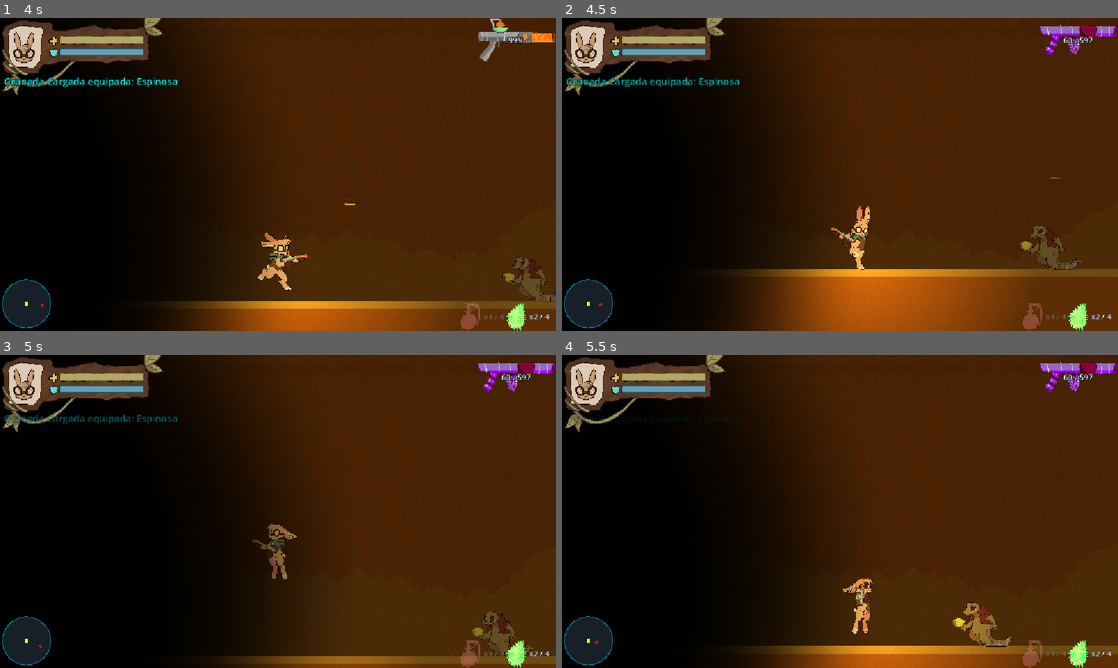
Above: before the commit, frames 1-4 (two rows, left to right).
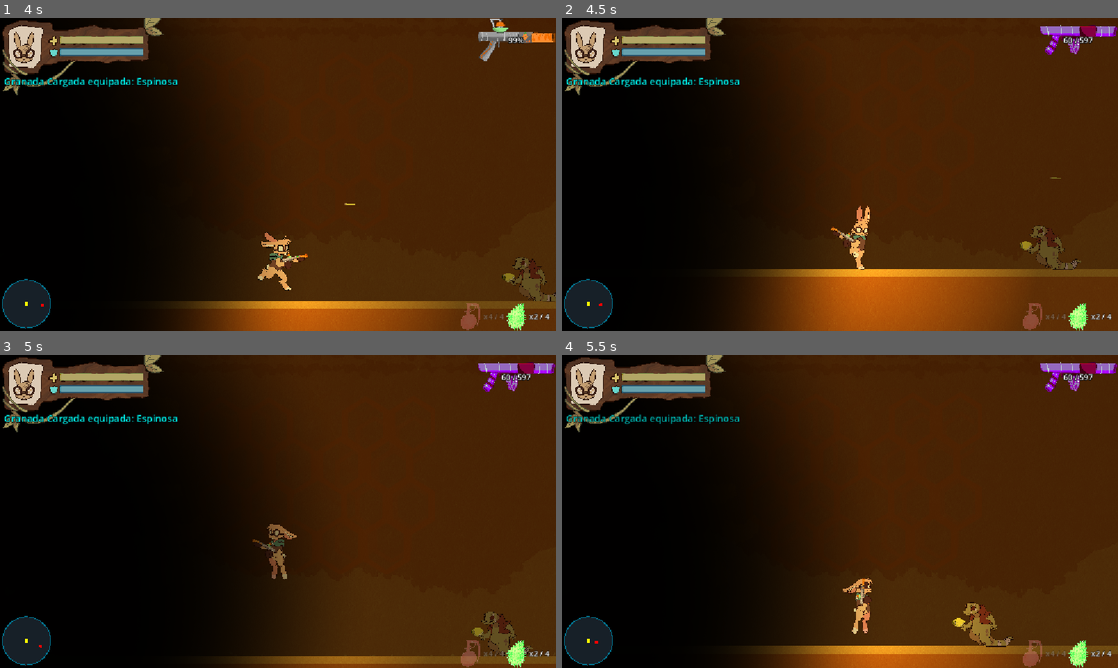
Above: after the commit, the same moments.

Repository: facbast/TP3-Taller-2-Isla-Aureus-
Game: Godot game, scene res://Scenes/Nivel2.tscn
Two runs of this game, one before a commit and one after it. Both use one fixed random seed, a clock stepped at 60 frames per second and the inputs below. This scene is started directly instead of the project's main scene. Sound files missing from this copy of the repository are replaced by a short silence.
Inputs (mouse positions are in pixels of both pictures, inside the frame that each line leads up to):
- Up to frame 1 (4 s): tap Enter (ui_accept) at 0.5, 0.77, 1.52, 3.02, 3.77 s; move the mouse to (400, 158) at 0.52 s; hold E 0.53-1.28 s; hold D (right) 0.53-2.03 s; click (400, 158) at 0.67 s; move the mouse to (166, 190) at 1.27 s; tap L at 1.35 s; click (166, 190) at 1.42 s; move the mouse to (333, 105) at 2.02 s; hold A (left) 2.03-2.78 s; tap T at 2.1 s; click (333, 105) at 2.17 s; move the mouse to (250, 237) at 2.77 s; hold D (right) from 2.78 s (still down); tap R at 2.85 s; click (250, 237) at 2.92 s; move the mouse to (444, 221) at 3.52 s; tap Tab at 3.6 s; click (444, 221) at 3.67 s
- Up to frame 2 (4.5 s): move the mouse to (673, 127) at 4.27 s; release D (right) at 4.28 s; hold A (left) from 4.28 s (still down); tap F at 4.35 s; click (673, 127) at 4.42 s
- Up to frame 3 (5 s): keep holding A (left); tap Enter (ui_accept) at 4.52 s
- Up to frame 4 (5.5 s): move the mouse to (867, 511) at 5.02 s; release A (left) at 5.03 s; hold D (right) from 5.03 s (still down); tap Space at 5.1 s; click (867, 511) at 5.17 s

Frame 1 is identical in both runs. In frame 2, 0.3% of the frame differs, in the area x 0-32%, y 19-22%; in frame 3, 0.4%; in frame 4, 0.4%, in the area x 0-32%, y 18-22%.

Commit message:
HUD: avisos mas duraderos y recordatorio de mantener E
Los mensajes del HUD duraban menos de un segundo: ocultar_recoger_arma (al recoger/salir del area) mataba el tween de la notificacion general. Ahora el aviso de recoger arma usa su propia etiqueta y tween, y las notificaciones ya no se cortan (dura 3.0s + desvanecido 1.5s).

arma_soltada.gd ahora llama mostrar_recoger_arma al acercarse, mostrando 'Mantén E para recoger [Rifle V.I.D.]' con el nombre visual de cada arma.

Diff:
--- a/Scripts/arma_soltada.gd
+++ b/Scripts/arma_soltada.gd
@@ -160,6 +160,9 @@
 		else:
 			# Obligamos al jugador a usar la tecla 'E' para armas nuevas o de energía
 			jugador_cerca = body
+			var hud = get_tree().get_first_node_in_group("hud")
+			if hud != null:
+				hud.mostrar_recoger_arma(tipo_arma)
 
 func _on_body_exited(body):
 	if body == jugador_cerca:
--- a/Scripts/hud.gd
+++ b/Scripts/hud.gd
@@ -43,6 +43,8 @@
 var barra_escudo_morada: ProgressBar
 var barra_escudo_roja: ProgressBar
 var _tween_notificacion: Tween
+var _tween_recoger: Tween
+var label_recoger_arma: Label = null
 
 var _overlay_negro: ColorRect
 
@@ -73,6 +75,7 @@
 	add_to_group("hud") # Registrar el nodo en el grupo
 	process_mode = Node.PROCESS_MODE_ALWAYS
 	_crear_capas_sobreescudo()
+	_crear_label_recoger_arma()
 	_material_recarga_init()
 	hacer_fade_in(1.0)
 	menu_pausa.hide()
@@ -359,29 +362,60 @@
 		_tween_notificacion.kill()
 
 	_tween_notificacion = create_tween()
-	_tween_notificacion.tween_interval(2.0)
+	_tween_notificacion.tween_interval(3.0)
 	_tween_notificacion.tween_property(label_notificacion, "modulate:a", 0.0, 1.5)
+
+# Etiqueta independiente para el aviso de recoger arma: así este aviso
+# y las notificaciones generales no se interrumpen entre sí.
+func _crear_label_recoger_arma() -> void:
+	if label_recoger_arma != null or has_node("LabelRecogerArma"):
+		return
+	label_recoger_arma = Label.new()
+	label_recoger_arma.name = "LabelRecogerArma"
+	add_child(label_recoger_arma)
+	label_recoger_arma.anchor_left = 0.5
+	label_recoger_arma.anchor_right = 0.5
+	label_recoger_arma.anchor_top = 1.0
+	label_recoger_arma.anchor_bottom = 1.0
+	label_recoger_arma.offset_left = -320.0
+	label_recoger_arma.offset_right = 320.0
+	label_recoger_arma.offset_top = -140.0
+	label_recoger_arma.offset_bottom = -104.0
+	label_recoger_arma.grow_horizontal = Control.GROW_DIRECTION_BOTH
+	label_recoger_arma.grow_vertical = Control.GROW_DIRECTION_BEGIN
+	label_recoger_arma.add_theme_font_size_override("font_size", 22)
+	label_recoger_arma.add_theme_color_override("font_color", Color(2.887845e-06, 0.9591798, 0.9365927, 1))
+	label_recoger_arma.add_theme_color_override("font_outline_color", Color(0, 0, 0, 1))
+	label_recoger_arma.add_theme_constant_override("outline_size", 5)
+	label_recoger_arma.add_theme_constant_override("shadow_outline_size", 1)
+	label_recoger_arma.horizontal_alignment = HORIZONTAL_ALIGNMENT_CENTER
+	label_recoger_arma.mouse_filter = Control.MOUSE_FILTER_IGNORE
+	label_recoger_arma.modulate.a = 0.0
 
 # Muestra el aviso de recoger arma mientras el jugador esté cerca del ítem.
 # Se mantiene visible hasta que se llame a ocultar_recoger_arma() o se recoja.
 func mostrar_recoger_arma(nombre_arma: String):
+	if label_recoger_arma == null:
+		return
 	var mensaje_traducido = "Mantén E para recoger [" + nombre_arma + "]"
 	for clave in NOMBRES_VISUALES.keys():
 		mensaje_traducido = mensaje_traducido.replace(clave, NOMBRES_VISUALES[clave])
 
-	label_notificacion.text = mensaje_traducido
-	label_notificacion.modulate.a = 1.0
-
-	if _tween_notificacion and _tween_notificacion.is_valid():
-		_tween_notificacion.kill()
+	if _tween_recoger and _tween_recoger.is_valid():
+		_tween_recoger.kill()
+
+	label_recoger_arma.text = mensaje_traducido
+	label_recoger_arma.modulate.a = 1.0
 
 # Oculta el aviso de recoger arma (cuando el jugador se aleja o lo recoge).
+# Solo toca su propia etiqueta: nunca corta las notificaciones generales.
 func ocultar_recoger_arma():
-	if _tween_notificacion and _tween_notificacion.is_valid():
-		_tween_notificacion.kill()
-
-	_tween_notificacion = create_tween()
-	_tween_notificacion.tween_property(label_notificacion, "modulate:a", 0.0, 0.5)
+	if label_recoger_arma == null:
+		return
+	if _tween_recoger and _tween_recoger.is_valid():
+		_tween_recoger.kill()
+	_tween_recoger = create_tween()
+	_tween_recoger.tween_property(label_recoger_arma, "modulate:a", 0.0, 0.4)
 
 func actualizar_granadas(frag_cant: int, plasma_cant: int, maximo: int, usando_plasma: bool):
 	label_frag.text = "x" + str(frag_cant) + " / " + str(maximo)
